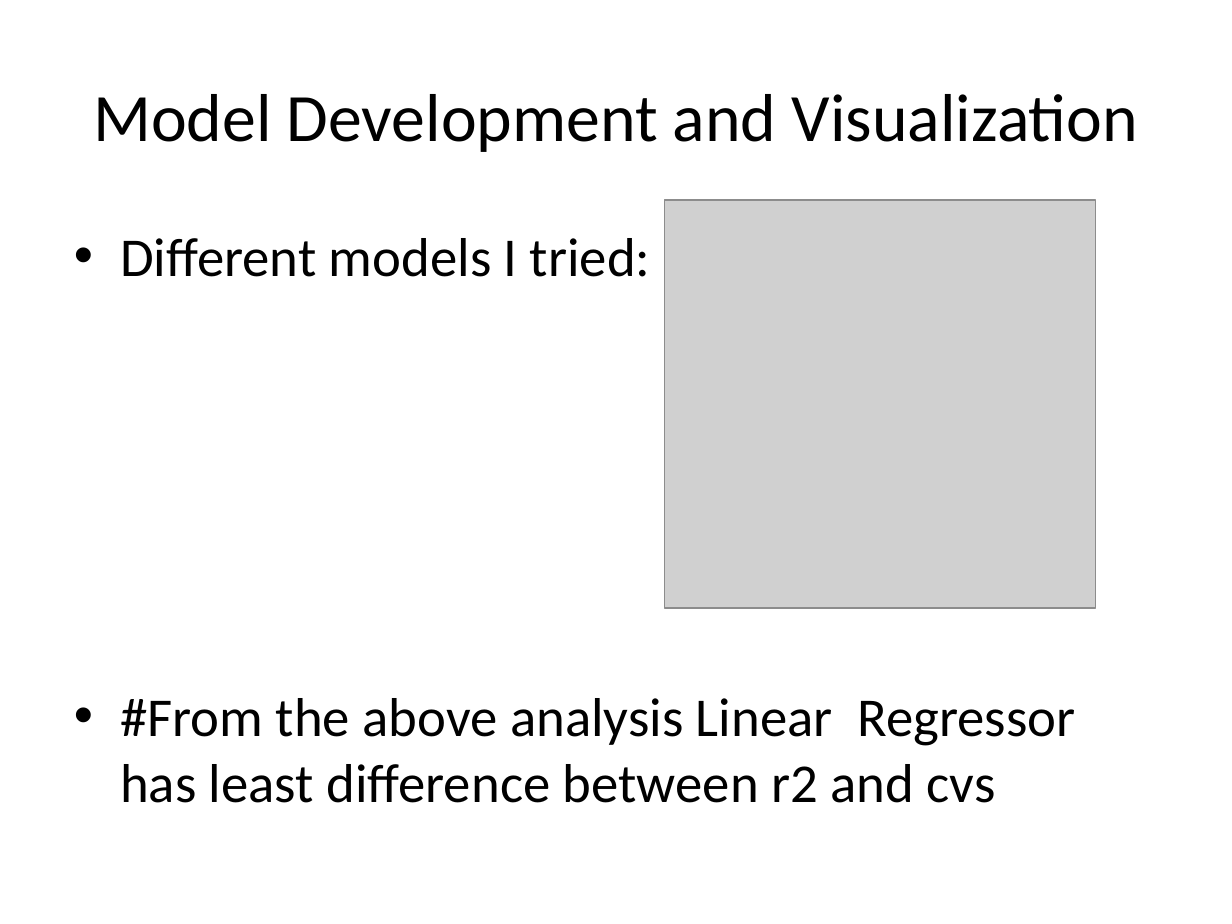
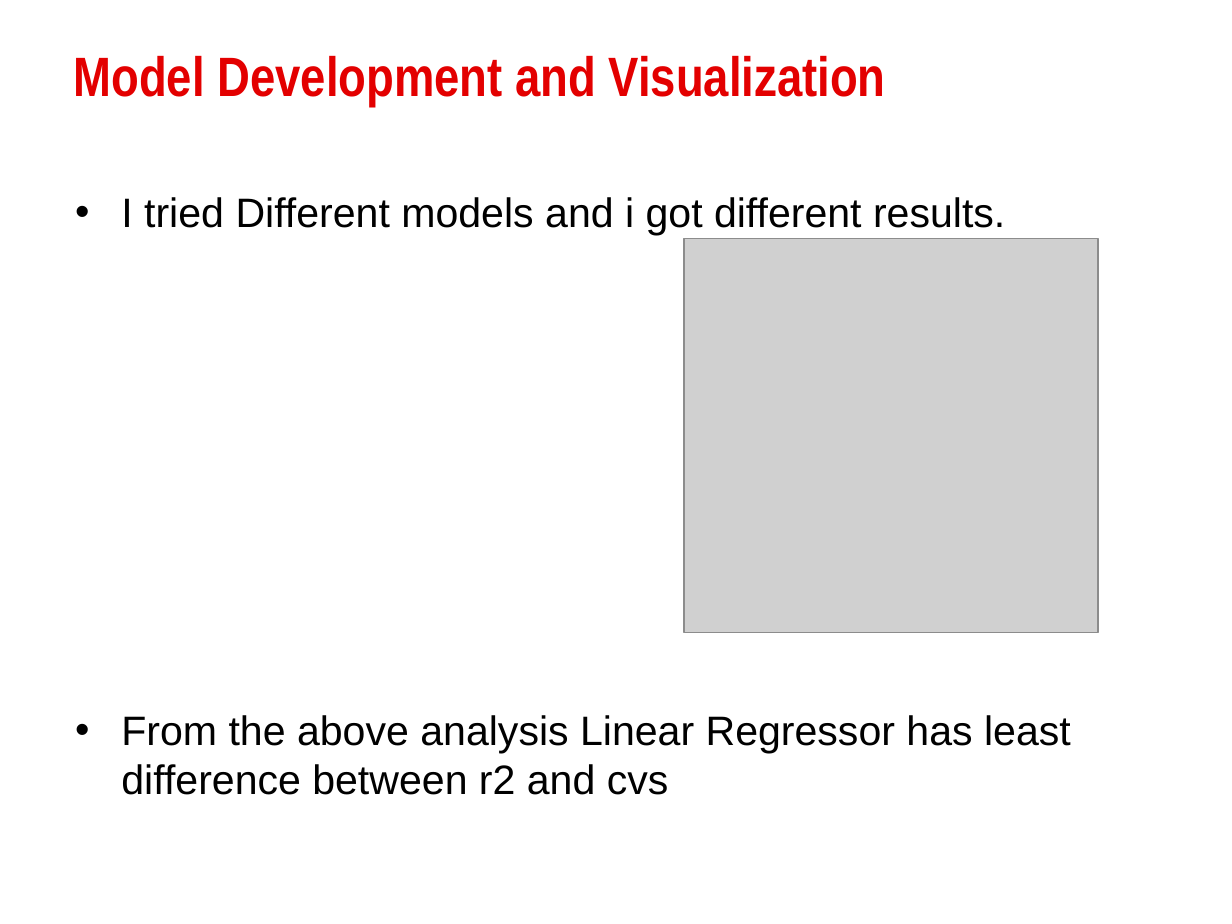
Before and after one commit to SudhanshuKumar19/Web-Scraping-Assignment-1, a slide deck: slide 12 of House Price Prediction PPT.pptx (slide 10 before the commit). Drawn at 1232x924 pixels with LibreOffice and Linux fonts; fonts in the diff are those of the drawing; grey boxes stand for pictures; background and template pictures are left out. Boxes give left, top, right and bottom in pixels: in the first picture for what was removed or moved away, otherwise in the second. Text is boxed around its words. In the diff, an @@ line names an element or a change of style, - is before the commit and + after.

```diff
--- a/House Price Prediction PPT.pptx
+++ b/House Price Prediction PPT.pptx
@@ title "Model Development and Visualization" at <box>74,55,886,106</box>: size 39.6 to 32.4 pt, font Calibri to Arial Narrow, text colour #000000 to gradient #E30000 to #760303, bold on; alignment centre to left @@
@@ text at <box>121,197,1071,795</box>: text changed; size 32 to 24 pt; font Calibri to Arial @@
-• Different models I tried:
-• #From the above analysis Linear Regressor has least difference between r2 and cvs
+• I tried Different models and i got different results.
+• From the above analysis Linear Regressor has least difference between r2 and cvs
@@ picture: place and size @@
-picture at <box>664,200,1095,607</box>
+picture at <box>684,239,1098,632</box>
```
Also in this commit, not shown: 11 other slides changed, 3 slides added, 1 slide removed.
